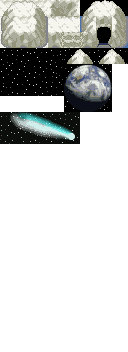
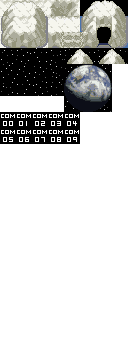
Layers edited between the first and the second 128×352 image:
painted on "bottom" over [left=0, top=112, right=80, bottom=144]
